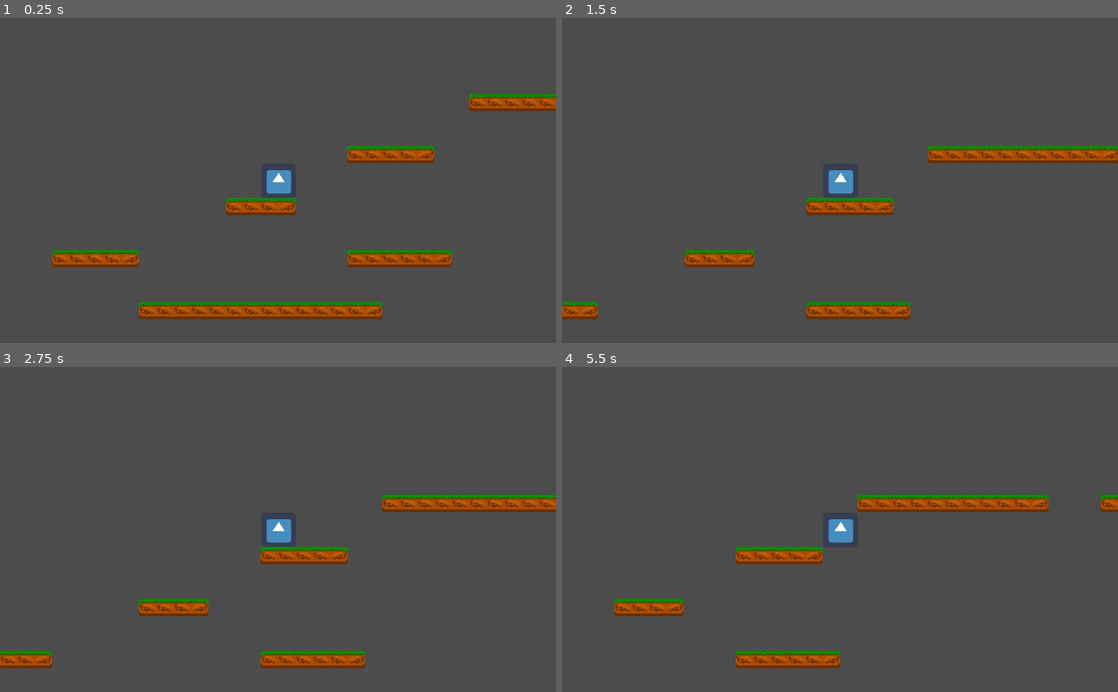
Above: before the commit, frames 1-4 (two rows, left to right).
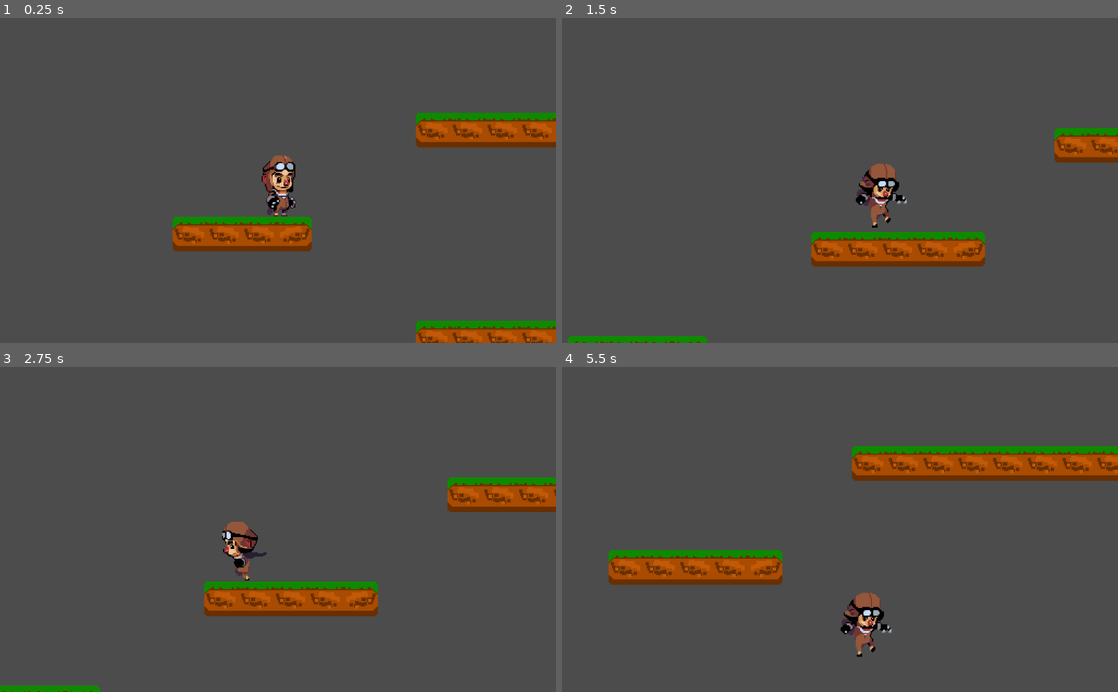
Above: after the commit, the same moments.

Repository: DanielS-dev/Jogo-de-Plataforma
Game: Godot game, scene res://Word.tscn
The game is run twice, just before and just after one commit, with the same random seed, the same clock (stepped at 60 frames per second) and the same inputs. The engine's default icon, where the game draws it, is replaced by a stand-in: a white triangle on a blue panel in a dark square.
Inputs:
- Up to frame 1 (0.25 s): no input
- Up to frame 2 (1.5 s): tap Enter at 0.5 s; hold Right (ui_right) from 0.53 s (still down); tap Up (ui_up) at 0.77 s
- Up to frame 3 (2.75 s): tap Up (ui_up) at 1.52 s; release Right (ui_right) at 2.03 s; hold Left (ui_left) from 2.03 s (still down)
- Up to frame 4 (5.5 s): release Left (ui_left) at 2.78 s; hold Right (ui_right) 2.78-4.28 s; tap Up (ui_up) at 3.02, 3.77, 4.52 s; hold Left (ui_left) 4.28-5.03 s; hold Right (ui_right) from 5.03 s (still down)

The runs differ from the first frame. In frame 1, 14% of the frame differs, in the area x 9-100%, y 23-100%; in frame 2, 10%; in frame 3, 10%; in frame 4, 14%.

Commit message:
Aula 03 - Animação do Personagem

Diff:
--- a/Player.gd
+++ b/Player.gd
@@ -12,13 +12,20 @@
 
 	if Input.is_action_pressed("ui_right"):
 		motion.x = SPEED
+		$Sprite.play("Run")
+		$Sprite.flip_h = false
 	elif Input.is_action_pressed("ui_left"):
 		motion.x = -SPEED
+		$Sprite.play("Run")
+		$Sprite.flip_h = true
 	else:
 		motion.x = 0
+		$Sprite.play("Idle")
 
 	if is_on_floor():
 		if Input.is_action_pressed("ui_up"):
 			motion.y = JUMP_HEIGTH
+	else:
+		$Sprite.play("Jump")
 
 	motion = move_and_slide(motion, UP)
--- a/Word.tscn
+++ b/Word.tscn
@@ -1,30 +1,65 @@
-[gd_scene load_steps=5 format=2]
+[gd_scene load_steps=15 format=2]
 
-[ext_resource path="res://icon.png" type="Texture" id=1]
+[ext_resource path="res://Player/Jump4.png" type="Texture" id=1]
 [ext_resource path="res://Player.gd" type="Script" id=2]
 [ext_resource path="res://Grama.tres" type="TileSet" id=3]
+[ext_resource path="res://Player/Idle0.png" type="Texture" id=4]
+[ext_resource path="res://Player/Run0.png" type="Texture" id=5]
+[ext_resource path="res://Player/Run1.png" type="Texture" id=6]
+[ext_resource path="res://Player/Run2.png" type="Texture" id=7]
+[ext_resource path="res://Player/Run3.png" type="Texture" id=8]
+[ext_resource path="res://Player/Run4.png" type="Texture" id=9]
+[ext_resource path="res://Player/Run7.png" type="Texture" id=10]
+[ext_resource path="res://Player/Jump3.png" type="Texture" id=11]
+[ext_resource path="res://Player/Jump1.png" type="Texture" id=12]
 
-[sub_resource type="RectangleShape2D" id=1]
-extents = Vector2( 32, 32 )
+[sub_resource type="SpriteFrames" id=1]
+animations = [ {
+"frames": [ ExtResource( 4 ) ],
+"loop": true,
+"name": "Idle",
+"speed": 5.0
+}, {
+"frames": [ ExtResource( 5 ), ExtResource( 6 ), ExtResource( 7 ), ExtResource( 8 ), ExtResource( 9 ), ExtResource( 10 ) ],
+"loop": true,
+"name": "Run",
+"speed": 10.0
+}, {
+"frames": [ ExtResource( 11 ), ExtResource( 12 ), ExtResource( 11 ), ExtResource( 1 ) ],
+"loop": true,
+"name": "Jump",
+"speed": 5.0
+} ]
+
+[sub_resource type="RectangleShape2D" id=2]
+extents = Vector2( 23, 28.884 )
 
 [node name="Word" type="Node2D"]
 
 [node name="Player" type="KinematicBody2D" parent="."]
-position = Vector2( 512, 256 )
+position = Vector2( 513.06, 254.411 )
 script = ExtResource( 2 )
 __meta__ = {
 "_edit_group_": true
 }
 
-[node name="Sprite" type="Sprite" parent="Player"]
+[node name="Sprite" type="AnimatedSprite" parent="Player"]
 position = Vector2( 1.05944, 1.05946 )
-texture = ExtResource( 1 )
+frames = SubResource( 1 )
+animation = "Idle"
 
 [node name="CollisionShape2D" type="CollisionShape2D" parent="Player"]
-shape = SubResource( 1 )
+position = Vector2( 2.11896, 4.76759 )
+shape = SubResource( 2 )
 
 [node name="Camera2D" type="Camera2D" parent="Player"]
 current = true
+zoom = Vector2( 0.5, 0.5 )
+smoothing_enabled = true
+drag_margin_left = 0.0
+drag_margin_top = 0.0
+drag_margin_right = 0.0
+drag_margin_bottom = 0.0
 
 [node name="TileMap" type="TileMap" parent="."]
 tile_set = ExtResource( 3 )
Binary file added: Player/Idle0.png
Not shown, added: Player/Idle0.png.import
Binary file added: Player/Jump0.png
Not shown, added: Player/Jump0.png.import
Binary file added: Player/Jump1.png
Not shown, added: Player/Jump1.png.import
Binary file added: Player/Jump3.png
Not shown, added: Player/Jump3.png.import
Binary file added: Player/Jump4.png
Not shown, added: Player/Jump4.png.import
Binary file added: Player/Run0.png
Not shown, added: Player/Run0.png.import
(and 10 more such lines)
